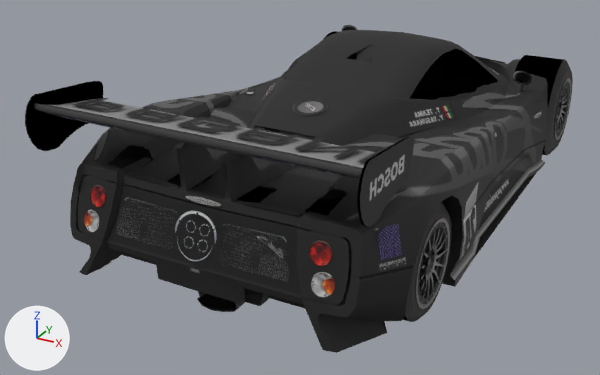
The glTF model dealership/dealership/models/GT4_PGNI0002.glb as it was, and as the next commit left it.
The view is the same before and after, from a 50 mm lens placed at (2.22, -5.02, 2.41), pointed at (-0.34, -0.37, 0.09). Arrows for +X, +Y and +Z are at lower left; the lights stay in place. The picture after the commit comes second. Vertices at exactly the same position are counted once.

Objects in the first picture: 'body', 'tire_front_left', 'tire_rear_left', 'tire_rear_right', 'wheel_front_left', 'wheel_rear_left'.
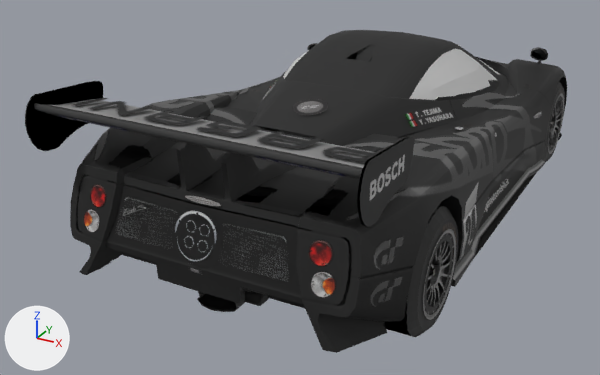
The change, as a diff of the scene's bpy script:
```diff
--- a/dealership/dealership/models/GT4_PGNI0002.glb.py
+++ b/dealership/dealership/models/GT4_PGNI0002.glb.py
@@ me_body @@
 me_body.from_pydata(...)  # 2258 vertices, 3237 faces; spans x -1.03..1.03, y -2.2..2.28, z -0.01..1.15
 # used by ob_body; location = (0.0, 0.0, 0.0)
+# me_body part 1: the loose piece of 926 vertices spanning x -1.03..1.03, y -2.09..2.28, z -0.01..1.06 is mirrored in x about its middle
+# me_body part 2: the loose piece of 48 vertices spanning x 0.96..0.98, y -1.53..-1.2, z 0.16..0.48 is mirrored in x about its middle, then moved by (-0.2, 2.73, -0.07)
+# me_body part 3: the loose piece of 32 vertices spanning x 0.94..1.0, y -1.55..-1.46, z 0.19..0.4 is mirrored in x about its middle, then moved by (-0.21, 2.73, -0.07)
+# me_body part 4: the loose piece of 12 vertices spanning x -0.93..0.93, y -2.12..-1.65, z 0.98..1.1 is mirrored in x about its middle
+# me_body part 5: the loose piece of 4 vertices spanning x -0.94, y -2.1..-1.7, z 0.94..1.04 is moved by (1.88, 0.0, 0.0)
+# me_body part 6: the loose piece of 4 vertices spanning x 0.94, y -2.1..-1.7, z 0.94..1.04 is moved by (-1.88, 0.0, 0.0)
+# me_body part 7: 308 of the vertices in x -1.02..1.02, y -0.96..2.19, z 0.0..1.05 are mirrored in x about their middle
+# me_body part 8: 134 of the vertices in x -1.02..1.01, y -2.2..-1.5, z 0.06..1.15 are mirrored in x about their middle
 me_body.materials.append(mat_body_untextured_blend)
@@ me_tire_rear @@
 # used by ob_tire_rear_left; location = (0.86, 1.365, 0.376)
-me_tire_rear.from_pydata(...)  # 120 vertices, 208 faces; spans x -0.172..0.172, y -0.376..0.376, z -0.374..0.374
+me_tire_rear.from_pydata(...)  # 120 vertices, 208 faces; spans x -0.172..0.172, y -0.349..0.349, z -0.348..0.348
+# me_tire_rear part 9: 120 of 120 vertices moved; they spanned x -0.172..0.172, y -0.376..0.376, z -0.374..0.374 and now span x -0.172..0.172, y -0.349..0.349, z -0.348..0.348; mean shift (0.0, 0.0, 0.0)
 me_tire_rear.materials.append(mat_tire_rear_set0_tex0_mask)
@@ ob_tire_front_right @@
 ob_tire_front_right = bpy.data.objects.new('tire_front_right', me_tire_front)
-ob_tire_front_right.location = (-0.868, -1.365, 0.323)
+ob_tire_front_right.location = (0.868, 1.365, 0.251)
 ob_tire_front_right.scale = (-1.0, 1.0, 1.0)
@@ ob_wheel_rear_left @@
 ob_wheel_rear_left = bpy.data.objects.new('wheel_rear_left', me_wheel_rear)
-ob_wheel_rear_left.location = (0.86, 1.365, 0.376)
+ob_wheel_rear_left.location = (-0.86, -1.365, 0.269)
+ob_wheel_rear_left.scale = (-1.0, 1.0, 1.0)
@@ ob_tire_rear_left @@
 ob_tire_rear_left = bpy.data.objects.new('tire_rear_left', me_tire_rear)
-ob_tire_rear_left.location = (0.86, 1.365, 0.376)
+ob_tire_rear_left.location = (-0.86, -1.365, 0.269)
+ob_tire_rear_left.scale = (-1.0, 1.0, 1.0)
@@ ob_tire_rear_right @@
 ob_tire_rear_right = bpy.data.objects.new('tire_rear_right', me_tire_rear)
-ob_tire_rear_right.location = (-0.86, 1.365, 0.376)
-ob_tire_rear_right.scale = (-1.0, 1.0, 1.0)
+ob_tire_rear_right.location = (0.86, -1.365, 0.269)
```

Boxes (x1, y1, x2, y2) around the edits, measured in the pictures (600 x 375 px; the box of a moved part takes in the faces that stretch with it):
'body', reshaped
    before: (25, 25, 548, 353)
    after: (25, 30, 567, 353)
'tire_rear_right', reshaped, moved, rescaled (mostly hidden before)
    before: (323, 31, 338, 40)
    after: (384, 205, 458, 337)
'tire_rear_left', reshaped, moved, rescaled (not visible afterwards)
    before: (515, 55, 573, 155)
'tire_front_right', moved (not visible before)
    after: (542, 81, 565, 162)
'wheel_rear_left', moved, rescaled (not visible afterwards)
    before: (555, 78, 571, 140)
part 1 of me_body, moved or reshaped
    before: (82, 30, 548, 333)
    after: (82, 30, 567, 333)
part 2 of me_body, moved or reshaped (not visible afterwards)
    before: (426, 232, 440, 271)
part 3 of me_body, moved or reshaped (not visible afterwards)
    before: (419, 262, 426, 296)
part 4 of me_body, moved or reshaped
    before: (34, 99, 374, 179)
    after: (34, 99, 370, 179)
part 5 of me_body, moved or reshaped (not visible before)
    after: (370, 154, 405, 200)
part 6 of me_body, moved or reshaped (not visible afterwards)
    before: (369, 155, 405, 201)
part 7 of me_body, moved or reshaped
    before: (246, 25, 542, 254)
    after: (263, 33, 548, 255)
part 8 of me_body, moved or reshaped
    both: (25, 81, 458, 312)
part 9 of me_tire_rear, moved or reshaped
    before: (323, 31, 573, 155)
    after: (384, 205, 458, 337)
